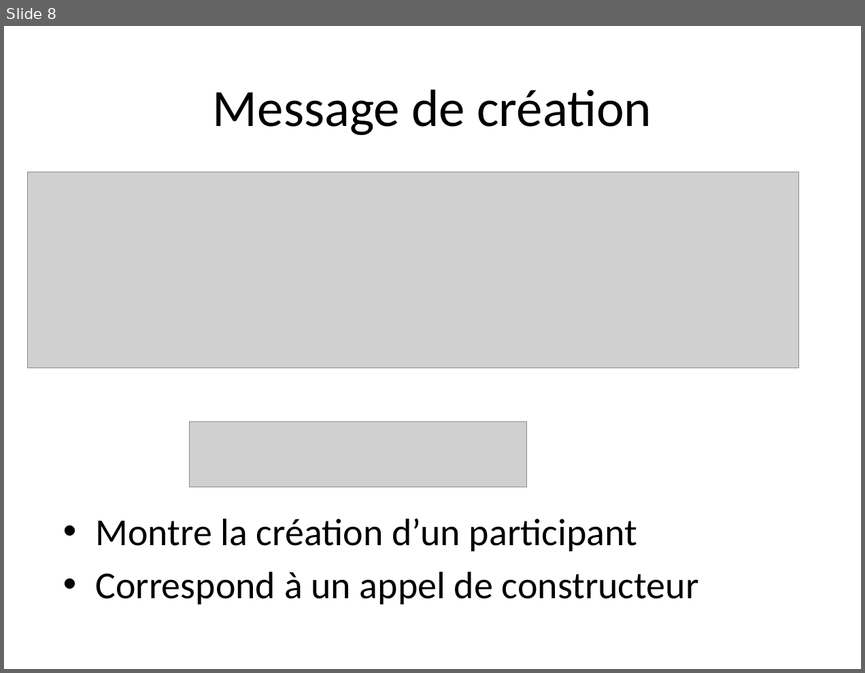
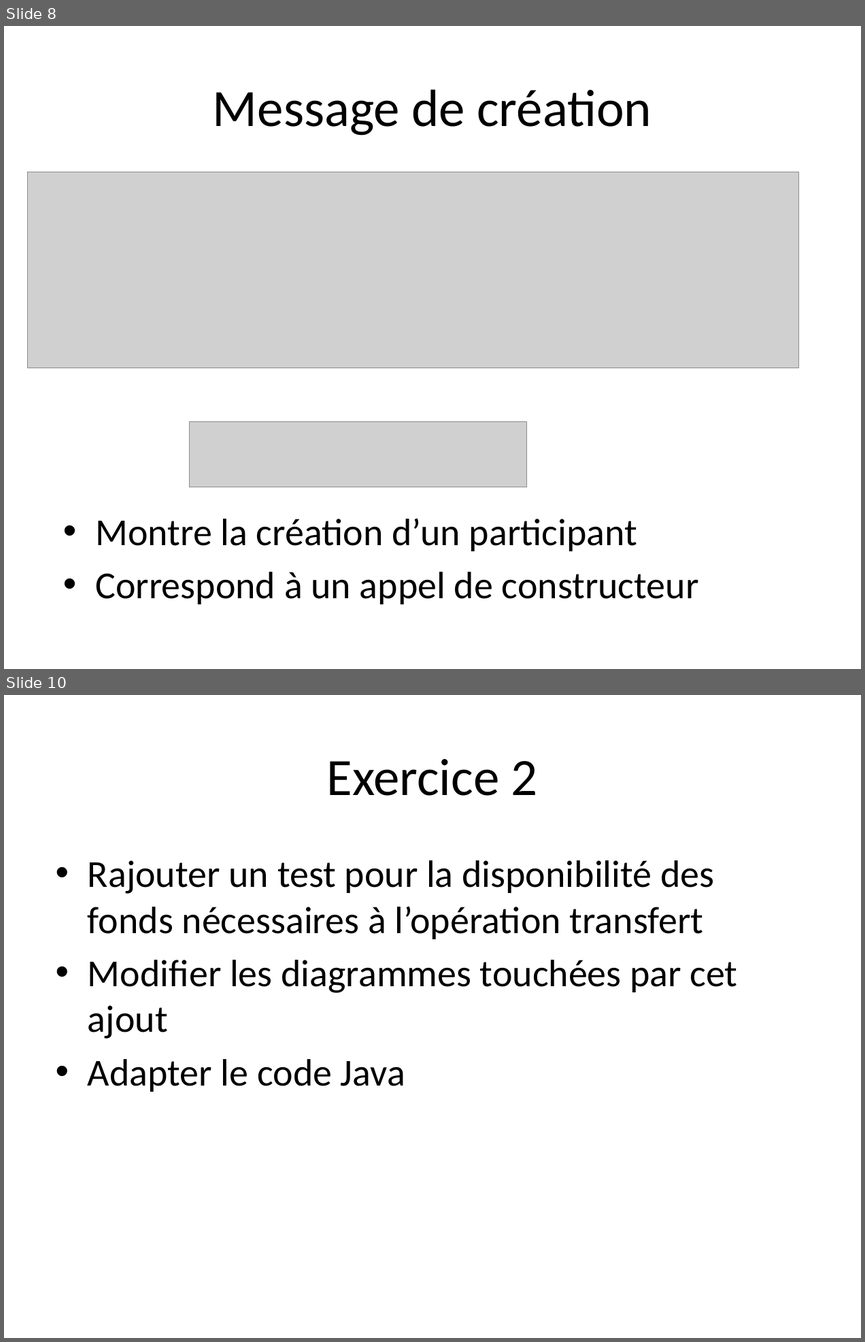
Before and after one commit to profesig/exosOO, a slide deck: Diagramme de séquence/L1- Concepts de base/L1 - Concepts de base.pptx. Shown one above the other, each under a label of ours: slide 8 before the commit, slides 8 and 10 after it; the slides between them are not shown. The pictures are 865x673 and 865x1342 pixels, drawn with LibreOffice and Linux fonts; fonts in the diff are those of the drawing; grey boxes stand for pictures. Boxes give left, top, right and bottom in pixels: in the first picture for what was removed or moved away, otherwise in the second. Text is boxed around its words. In the diff, an @@ line names an element or a change of style, - is before the commit and + after.

```diff
--- a/Diagramme de séquence/L1- Concepts de base/L1 - Concepts de base.pptx
+++ b/Diagramme de séquence/L1- Concepts de base/L1 - Concepts de base.pptx
@@ slide 10 added at <box>4,695,861,1338</box>, background #FFFFFF @@
@@ title added at <box>327,759,538,796</box>, 44 pt, text #000000 @@
+Exercice 2
@@ text added at <box>88,860,738,1091</box>, 32 pt, text #000000 @@
+• Rajouter un test pour la disponibilité des fonds nécessaires à l’opération transfert
+• Modifier les diagrammes touchées par cet ajout
+• Adapter le code Java
```
Also in this commit, not shown: 1 slide changed.
